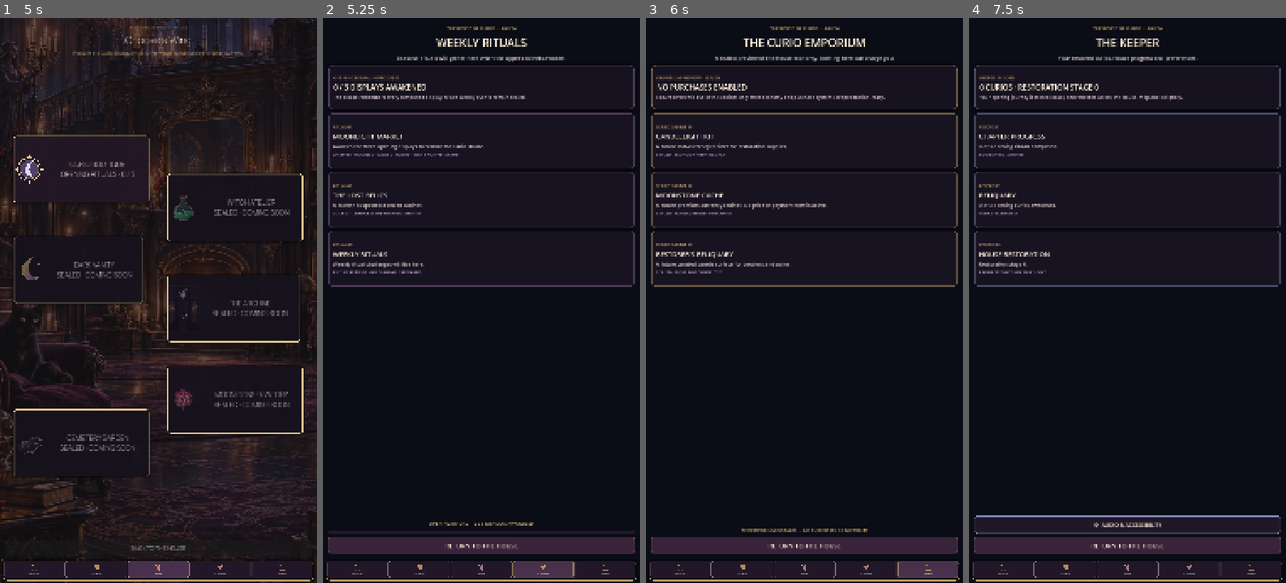
Above: before the commit, frames 1-4 (left to right).
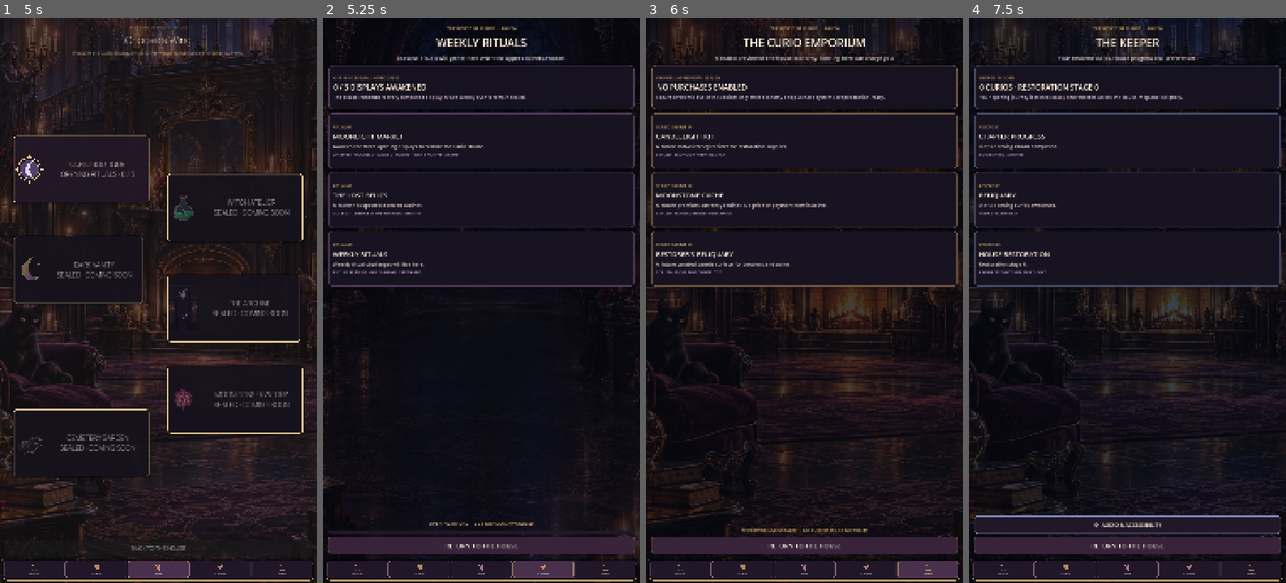
Above: after the commit, the same moments.

Repository: Jay-prodesign/akilta-match3
Game: Godot game, scene res://src/app/app_bootstrap.tscn
Same seed, same stepped clock (60 frames per second), same inputs: the game is played once before the commit and once after it.
Inputs (mouse positions are in pixels of both pictures, inside the frame that each line leads up to):
- Up to frame 1 (5 s): click "ENTER THE HOUSE" at 0.5 s; click "ENTER CURIO BOUTIQUE" at 1.25 s; click (34, 571) at 2 s; click "ENTER CURIO BOUTIQUE" at 2.75 s; click (95, 571) at 3.5 s; click (158, 571) at 4.25 s
- Up to frame 2 (5.25 s): click (541, 571) at 5 s
- Up to frame 3 (6 s): click (928, 571) at 5.75 s
- Up to frame 4 (7.5 s): click (1003, 571) at 6.5 s; click (1270, 29) at 7.25 s

Frame 1 is identical in both runs. In frame 2, 0.8% of the frame differs, in the area x 0-100%, y 0-100%; in frame 3, 10%; in frame 4, 6.6%.

Commit message:
Connect secondary shell to authored world art

Diff:
--- a/assets/manifests/screen_asset_manifest.json
+++ b/assets/manifests/screen_asset_manifest.json
@@ -1288,6 +1288,138 @@
       ],
       "current_path": "assets/world/ch01_curio_boutique/hub_bg_grandhall.webp",
       "provenance": "AKILTA first-party authored House environment reused for the Chapter Select shell while future wing-specific art remains sealed"
+    },
+    {
+      "asset_id": "events_bg_curio_house",
+      "screen": [
+        "S10"
+      ],
+      "block": "event_environment",
+      "slot": "environment",
+      "state": [
+        "live",
+        "coming_soon",
+        "locked",
+        "completed",
+        "empty"
+      ],
+      "type": "background_art",
+      "dimensions": "1080x1500_runtime_reuse",
+      "aspect_ratio": "portrait_cover",
+      "transparent": false,
+      "variants": [
+        "internal_review"
+      ],
+      "reuse": "declared_reuse_of_S03_curio_boutique_environment",
+      "priority": "P1",
+      "production_status": "runtime_connected_declared_reuse_candidate",
+      "technical_policy": "authored_raster_only_no_svg_fallback",
+      "architecture_owned": true,
+      "contract_owners": [
+        {
+          "screen": "S10",
+          "region": "world",
+          "block": "event_environment",
+          "slot": "environment",
+          "states": [
+            "live",
+            "coming_soon",
+            "locked",
+            "completed",
+            "empty"
+          ]
+        }
+      ],
+      "current_path": "assets/world/ch01_curio_boutique/chapter_route_curio_boutique.webp",
+      "provenance": "AKILTA first-party authored Curio Boutique environment reused for truthful Event Center shell continuity"
+    },
+    {
+      "asset_id": "shop_bg_curio_house",
+      "screen": [
+        "S11"
+      ],
+      "block": "shop_environment",
+      "slot": "environment",
+      "state": [
+        "review_disabled",
+        "catalog_loading",
+        "available",
+        "unavailable",
+        "purchase_in_progress",
+        "purchase_success",
+        "purchase_failure"
+      ],
+      "type": "background_art",
+      "dimensions": "shared_authored_raster_runtime",
+      "aspect_ratio": "portrait_cover",
+      "transparent": false,
+      "variants": [
+        "internal_review_disabled"
+      ],
+      "reuse": "declared_reuse_of_S01_grand_hall_environment",
+      "priority": "P1",
+      "production_status": "runtime_connected_declared_reuse_candidate",
+      "technical_policy": "authored_raster_only_no_svg_fallback",
+      "architecture_owned": true,
+      "contract_owners": [
+        {
+          "screen": "S11",
+          "region": "world",
+          "block": "shop_environment",
+          "slot": "environment",
+          "states": [
+            "review_disabled",
+            "catalog_loading",
+            "available",
+            "unavailable",
+            "purchase_in_progress",
+            "purchase_success",
+            "purchase_failure"
+          ]
+        }
+      ],
+      "current_path": "assets/world/ch01_curio_boutique/hub_bg_grandhall.webp",
+      "provenance": "AKILTA first-party authored House environment reused for truthful disabled Shop shell continuity"
+    },
+    {
+      "asset_id": "profile_bg_curio_house",
+      "screen": [
+        "S12"
+      ],
+      "block": "keeper_environment",
+      "slot": "environment",
+      "state": [
+        "profile_summary",
+        "settings_open",
+        "settings_changed"
+      ],
+      "type": "background_art",
+      "dimensions": "shared_authored_raster_runtime",
+      "aspect_ratio": "portrait_cover",
+      "transparent": false,
+      "variants": [
+        "internal_review"
+      ],
+      "reuse": "declared_reuse_of_S01_grand_hall_environment",
+      "priority": "P1",
+      "production_status": "runtime_connected_declared_reuse_candidate",
+      "technical_policy": "authored_raster_only_no_svg_fallback",
+      "architecture_owned": true,
+      "contract_owners": [
+        {
+          "screen": "S12",
+          "region": "world",
+          "block": "keeper_environment",
+          "slot": "environment",
+          "states": [
+            "profile_summary",
+            "settings_open",
+            "settings_changed"
+          ]
+        }
+      ],
+      "current_path": "assets/world/ch01_curio_boutique/hub_bg_grandhall.webp",
+      "provenance": "AKILTA first-party authored House environment reused for Keeper/Profile shell continuity"
     }
   ],
   "vertical_slice_art_policy": {
@@ -1300,7 +1432,10 @@
       "prestart_ch01_level01_art",
       "gameplay_bg_curio_boutique",
       "reliquary_bg_curio_boutique",
-      "chapters_bg_curio_house"
+      "chapters_bg_curio_house",
+      "events_bg_curio_house",
+      "shop_bg_curio_house",
+      "profile_bg_curio_house"
     ],
     "current_integrated_raster_assets": [
       "assets/world/ch01_curio_boutique/hub_bg_grandhall.webp",
@@ -1320,7 +1455,10 @@
       "gameplay_bg_curio_boutique",
       "chapter_route_curio_boutique",
       "reliquary_bg_curio_boutique",
-      "chapters_bg_curio_house"
+      "chapters_bg_curio_house",
+      "events_bg_curio_house",
+      "shop_bg_curio_house",
+      "profile_bg_curio_house"
     ]
   },
   "architecture_contract": "content/product/screen_state_architecture.json",
--- a/assets/manifests/screen_contracts.json
+++ b/assets/manifests/screen_contracts.json
@@ -1350,6 +1350,27 @@
       "shell": "meta",
       "regions": [
         {
+          "id": "world",
+          "blocks": [
+            {
+              "id": "event_environment",
+              "slots": [
+                {
+                  "id": "environment",
+                  "layer": "background_art",
+                  "states": [
+                    "live",
+                    "coming_soon",
+                    "locked",
+                    "completed",
+                    "empty"
+                  ]
+                }
+              ]
+            }
+          ]
+        },
+        {
           "id": "header",
           "blocks": [
             {
@@ -1479,6 +1500,29 @@
       "shell": "meta",
       "regions": [
         {
+          "id": "world",
+          "blocks": [
+            {
+              "id": "shop_environment",
+              "slots": [
+                {
+                  "id": "environment",
+                  "layer": "background_art",
+                  "states": [
+                    "review_disabled",
+                    "catalog_loading",
+                    "available",
+                    "unavailable",
+                    "purchase_in_progress",
+                    "purchase_success",
+                    "purchase_failure"
+                  ]
+                }
+              ]
+            }
+          ]
+        },
+        {
           "id": "header",
           "blocks": [
             {
@@ -1601,6 +1645,25 @@
       ],
       "shell": "meta_or_modal",
       "regions": [
+        {
+          "id": "world",
+          "blocks": [
+            {
+              "id": "keeper_environment",
+              "slots": [
+                {
+                  "id": "environment",
+                  "layer": "background_art",
+                  "states": [
+                    "profile_summary",
+                    "settings_open",
+                    "settings_changed"
+                  ]
+                }
+              ]
+            }
+          ]
+        },
         {
           "id": "profile",
           "blocks": [
--- a/src/app/app_bootstrap.gd
+++ b/src/app/app_bootstrap.gd
@@ -18,6 +18,7 @@
 const CurioMaterials = preload("res://src/ui/theme/curio_materials.gd")
 const PieceAssetLoader = preload("res://src/match3/presentation/piece_asset_loader.gd")
 const ProductNavigation = preload("res://src/ui/shared/product_navigation.gd")
+const ScreenArt = preload("res://src/ui/shared/screen_art_registry.gd")
 
 @export var environment: String = "development"
 @export var save_path_override: String = ""
@@ -221,6 +222,16 @@
 	backdrop.color = Color("#0A0C16")
 	backdrop.set_anchors_and_offsets_preset(Control.PRESET_FULL_RECT)
 	overlay.add_child(backdrop)
+	var world_art := TextureRect.new()
+	world_art.name = "FeatureWorldArt"
+	world_art.set_anchors_and_offsets_preset(Control.PRESET_FULL_RECT)
+	world_art.mouse_filter = Control.MOUSE_FILTER_IGNORE
+	var world_art_id := "events_bg_curio_house" if feature_key == "events" else ("profile_bg_curio_house" if feature_key == "profile" else "shop_bg_curio_house")
+	world_art.texture = ScreenArt.texture(world_art_id)
+	world_art.expand_mode = TextureRect.EXPAND_IGNORE_SIZE
+	world_art.stretch_mode = TextureRect.STRETCH_KEEP_ASPECT_COVERED
+	world_art.modulate = Color(0.58, 0.52, 0.70, 0.42) if feature_key == "events" else (Color(0.68, 0.58, 0.50, 0.36) if feature_key == "shop" else Color(0.52, 0.60, 0.74, 0.38))
+	overlay.add_child(world_art)
 	var layout := VBoxContainer.new()
 	layout.name = "FeatureLayout"
 	layout.set_anchors_and_offsets_preset(Control.PRESET_FULL_RECT)
--- a/src/ui/shared/screen_art_registry.gd
+++ b/src/ui/shared/screen_art_registry.gd
@@ -8,6 +8,9 @@
 	"reliquary_bg_curio_boutique": "res://assets/world/ch01_curio_boutique/chapter_route_curio_boutique.webp",
 	"splash_bg_curio_boutique": "res://assets/world/ch01_curio_boutique/hub_bg_grandhall.webp",
 	"hub_bg_grandhall": "res://assets/world/ch01_curio_boutique/hub_bg_grandhall.webp",
+	"events_bg_curio_house": "res://assets/world/ch01_curio_boutique/chapter_route_curio_boutique.webp",
+	"shop_bg_curio_house": "res://assets/world/ch01_curio_boutique/hub_bg_grandhall.webp",
+	"profile_bg_curio_house": "res://assets/world/ch01_curio_boutique/hub_bg_grandhall.webp",
 	"chapters_bg_curio_house": "res://assets/world/ch01_curio_boutique/hub_bg_grandhall.webp",
 	"prestart_bg_curio_boutique": "res://assets/world/ch01_curio_boutique/prestart_bg_curio_boutique.webp",
 	"prestart_ch01_level01_art": "res://assets/world/ch01_curio_boutique/prestart_level01_cabinet.webp",
